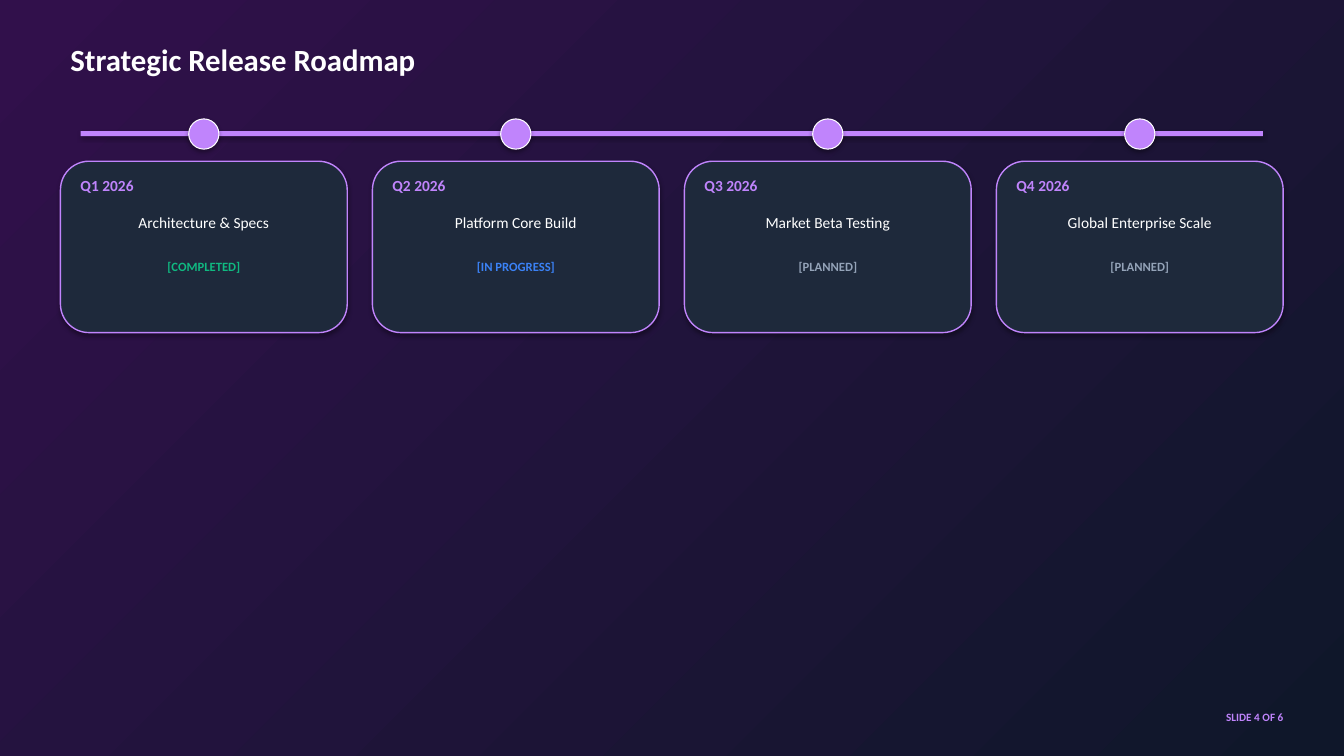
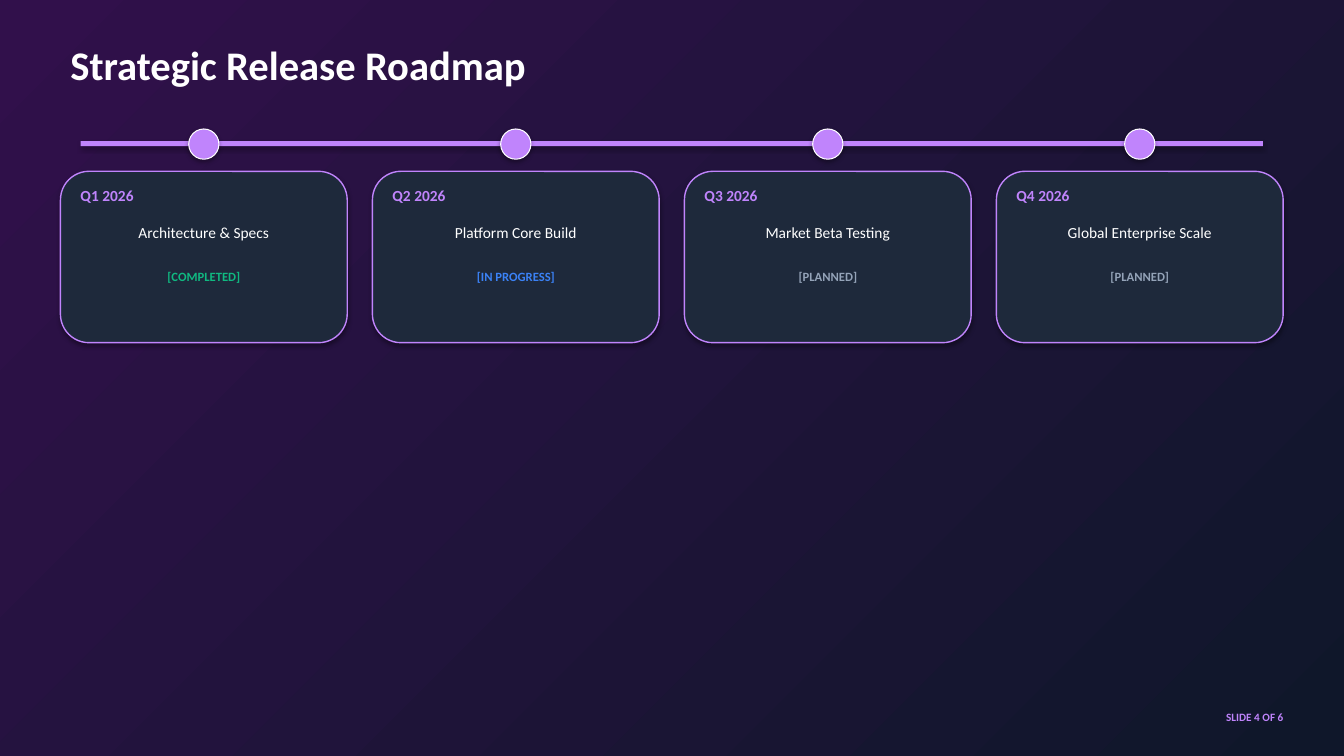
Before and after one commit to mrparihar08/MOTHER, a slide deck: slide 4 of outputs/test_all_6_plugins.pptx. Drawn at 1344x756 pixels with LibreOffice and Linux fonts; fonts in the diff are those of the drawing. Boxes give left, top, right and bottom in pixels: in the first picture for what was removed or moved away, otherwise in the second. Text is boxed around its words. In the diff, an @@ line names an element or a change of style, - is before the commit and + after.

```diff
--- a/outputs/test_all_6_plugins.pptx
+++ b/outputs/test_all_6_plugins.pptx
@@ text "Strategic Release Roadmap" at (70,51,526,87): size 22 to 29 pt @@
@@ 4 texts, 4 ellipses, 4 rounded rectangles, 1 rectangle: place and size @@
-4 texts, 4 ellipses, 4 rounded rectangles, 1 rectangle at (60,119,1284,333)
+4 texts, 4 ellipses, 4 rounded rectangles, 1 rectangle at (60,129,1284,343)
```
Also in this commit, not shown: 5 other slides changed, 3 other files.
